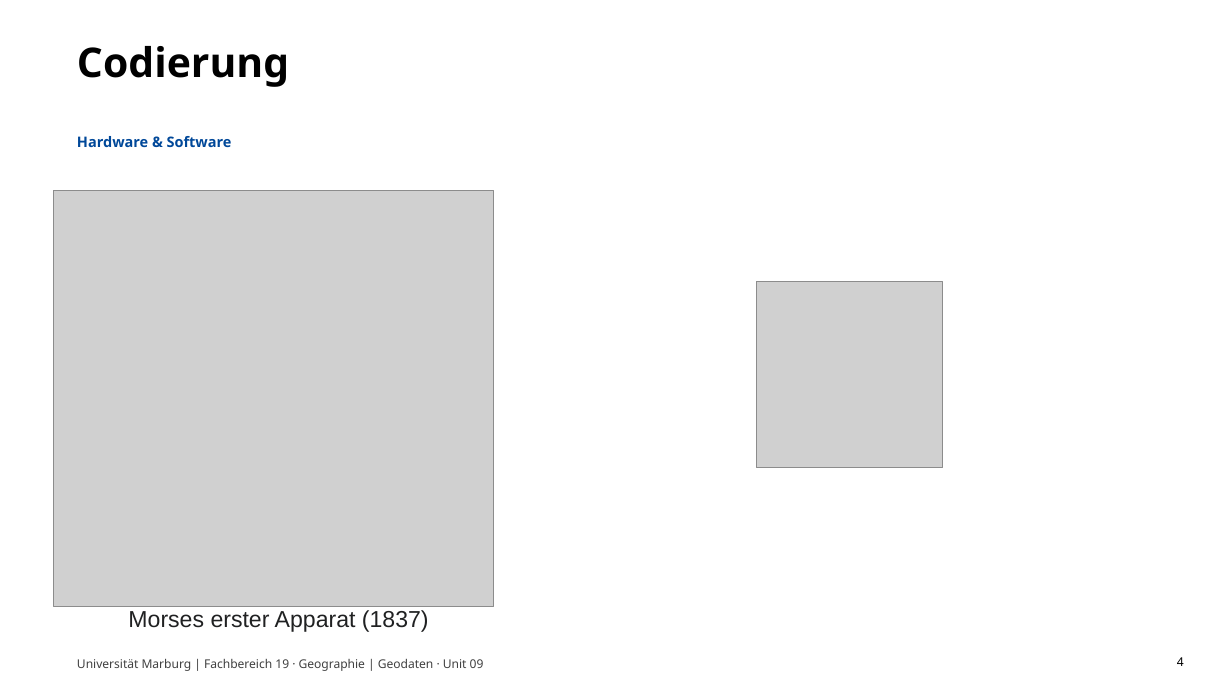
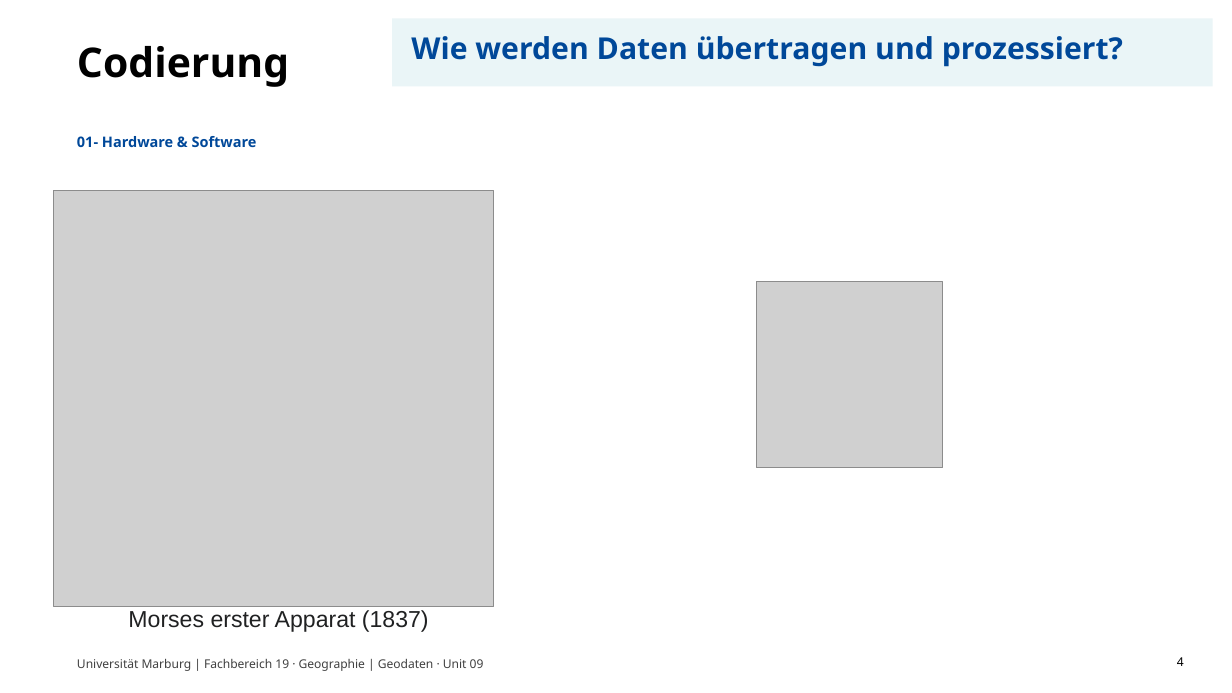
Before and after one commit to GeoMOER/moer-bsc-geodaten, a slide deck: slide 11 of docs/slides/unit00_praesenz.pptx (slide 7 before the commit). Drawn at 1232x693 pixels with LibreOffice and Linux fonts; fonts in the diff are those of the drawing; grey boxes stand for pictures. Boxes give left, top, right and bottom in pixels: in the first picture for what was removed or moved away, otherwise in the second. Text is boxed around its words. In the diff, an @@ line names an element or a change of style, - is before the commit and + after.

```diff
--- a/docs/slides/unit00_praesenz.pptx
+++ b/docs/slides/unit00_praesenz.pptx
@@ rectangle added at [392,18,1213,87], fill #EAF5F7 @@
@@ text added at [411,36,1123,67], 23.5 pt, text #004899, bold @@
+Wie werden Daten übertragen und prozessiert?
@@ text at [77,136,257,147]: text changed @@
-Hardware & Software
+01- Hardware & Software
```
Also in this commit, not shown: 5 other slides changed, 12 slides added, 30 slides removed, 6 other files.
